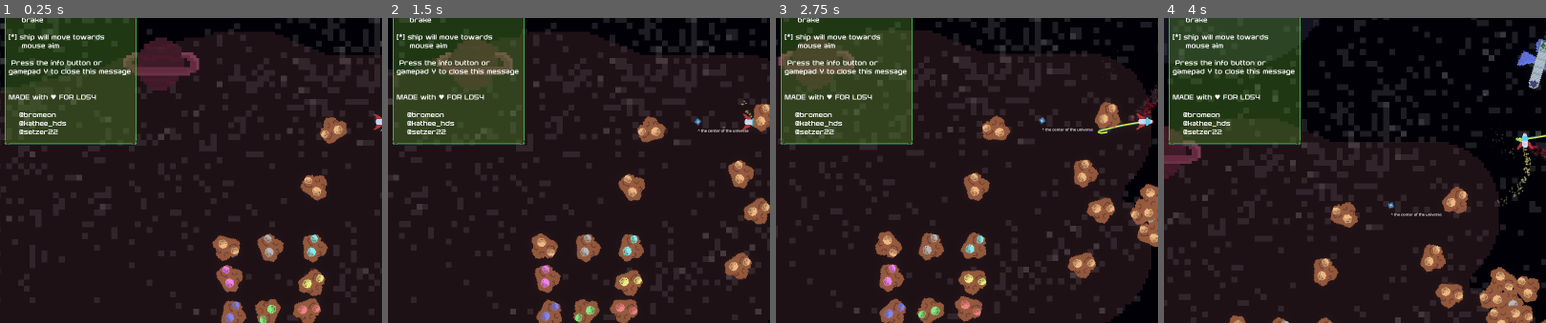
Above: before the commit, frames 1-4 (left to right).
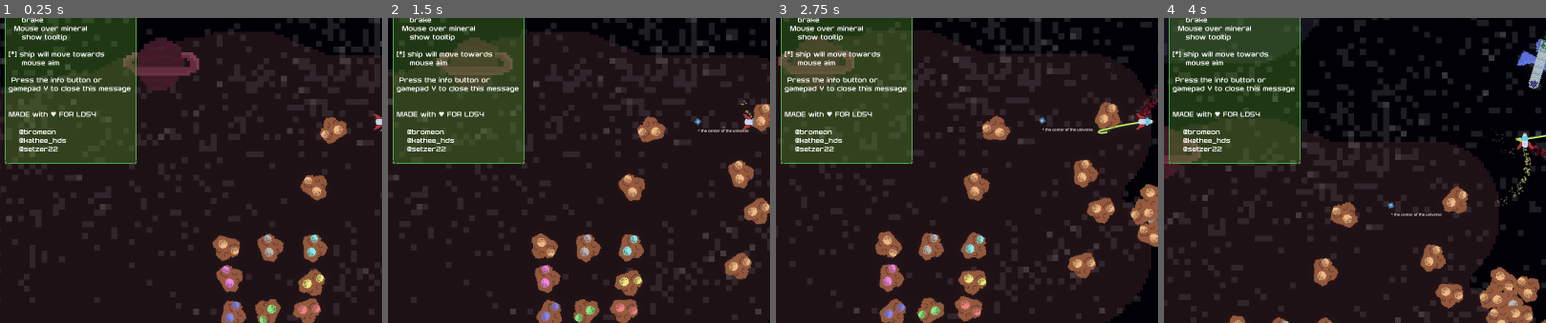
Above: after the commit, the same moments.

Repository: Bromeon/LudumDare54
Game: Godot game, scene res://Scenes/Main/Main.tscn
Two runs of this game, one before a commit and one after it. Both use one fixed random seed, a clock stepped at 60 frames per second and the inputs below. The engine's default icon, where the game draws it, is replaced by a stand-in: a white triangle on a blue panel in a dark square.
Inputs (mouse positions are % of the whole screen's width and height, from its top left):
- Up to frame 1 (0.25 s): no input
- Up to frame 2 (1.5 s): move the mouse to (72, 45) at 0.52 s; hold D (Right) 0.53-1.28 s; hold Right mouse button (ShootLaser) 0.53-1.28 s; click (72, 45) at 0.67 s; move the mouse to (30, 55) at 1.27 s; hold Ctrl (Brake) from 1.28 s (still down); tap Space (ShootTether) at 1.35 s; click (30, 55) at 1.42 s
- Up to frame 3 (2.75 s): move the mouse to (60, 28) at 2.02 s; release Ctrl (Brake) at 2.03 s; hold D (Right) from 2.03 s (still down); hold Right mouse button (ShootLaser) from 2.03 s (still down); click (60, 28) at 2.17 s
- Up to frame 4 (4 s): move the mouse to (45, 70) at 2.77 s; release D (Right) at 2.78 s; release Right mouse button (ShootLaser) at 2.78 s; hold W (Up) 2.78-3.53 s; tap Space (ShootTether) at 2.85 s; click (45, 70) at 2.92 s; move the mouse to (80, 65) at 3.52 s; hold A (Left) from 3.53 s (still down); hold Right mouse button (ShootLaser) from 3.53 s (still down); click (80, 65) at 3.67 s
The pictures show only the part of the screen within x 0-50%, y 33-83%; the shares and areas given below are measured in that part.

The runs differ from the first frame. In frame 1, 5.7% of the frame differs, in the area x 1-36%, y 2-49%; in frame 2, 5.7%; in frame 3, 5.7%; in frame 4, 5.7%.

Commit message:
Tooltip minor improvements

Diff:
--- a/Scenes/GameUI/GameUI.tscn
+++ b/Scenes/GameUI/GameUI.tscn
@@ -228,7 +228,7 @@
 offset_left = 8.0
 offset_top = 64.0
 offset_right = 288.0
-offset_bottom = 689.0
+offset_bottom = 730.0
 texture = ExtResource("1_v8fmv")
 patch_margin_left = 12
 patch_margin_top = 12
@@ -272,6 +272,8 @@
      mining laser
   CTRL / B
      brake
+  Mouse over mineral
+     show tooltip
 
 [*] ship will move towards
      mouse aim
--- a/Scenes/GameUI/ResourceTooltip.tscn
+++ b/Scenes/GameUI/ResourceTooltip.tscn
@@ -1,6 +1,6 @@
 [gd_scene load_steps=6 format=3 uid="uid://bcjn242q5lcyu"]
 
-[ext_resource type="Texture2D" uid="uid://da01pmom8oygm" path="res://Assets/Sprites/Frame2.png" id="1_b1nrs"]
+[ext_resource type="Texture2D" uid="uid://cdu35rkj1ix5x" path="res://Assets/Sprites/Frame2_tick.png" id="1_pangj"]
 [ext_resource type="Script" path="res://Scenes/GameUI/ResourceTooltip.gd" id="2_yqv46"]
 [ext_resource type="Texture2D" uid="uid://ri64wkcjxcnn" path="res://Assets/Sprites/Mineral_drop.png" id="3_hbex0"]
 [ext_resource type="FontFile" uid="uid://c4pj7uyt6yom4" path="res://Assets/Fonts/PlavskyBold-0B8G.ttf" id="4_shv3h"]
@@ -10,7 +10,7 @@
 texture_filter = 1
 offset_right = 232.0
 offset_bottom = 156.0
-texture = ExtResource("1_b1nrs")
+texture = ExtResource("1_pangj")
 patch_margin_left = 12
 patch_margin_top = 12
 patch_margin_right = 12
Binary file added: Assets/Sprites/Frame2_tick.aseprite
Binary file added: Assets/Sprites/Frame2_tick.png
Not shown, added: Assets/Sprites/Frame2_tick.png.import
Not shown: 1 places in Scenes/Main/Main.tscn that only renumber resources
